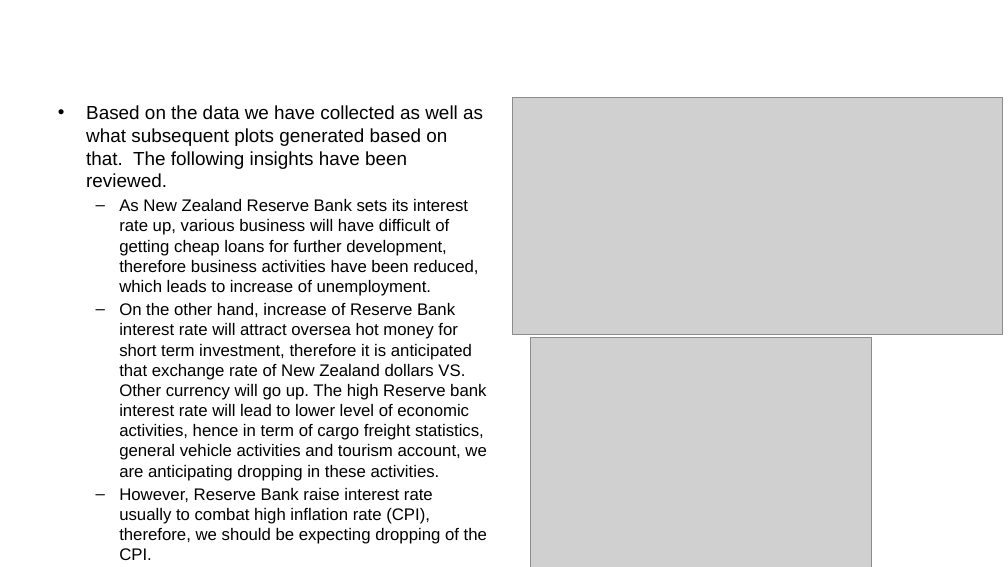
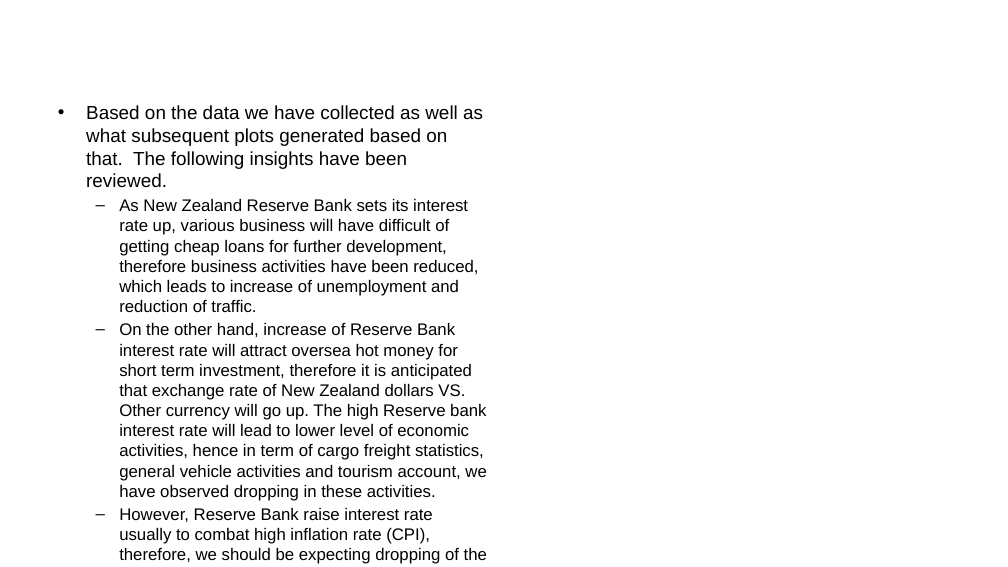
Before and after one commit to ansrali/data422-group-project, a slide deck: slide 19 of Group Project Presentation.pptx (slide 21 before the commit). Drawn at 1008x567 pixels with LibreOffice and Linux fonts; fonts in the diff are those of the drawing; grey boxes stand for pictures; background and template pictures are left out. Boxes give left, top, right and bottom in pixels: in the first picture for what was removed or moved away, otherwise in the second. Text is boxed around its words. In the diff, an @@ line names an element or a change of style, - is before the commit and + after.

```diff
--- a/Group Project Presentation.pptx
+++ b/Group Project Presentation.pptx
@@ picture removed at [513,97,1003,334] @@
@@ text at [119,199,486,501]: text changed @@
-  – As New Zealand Reserve Bank sets its interest rate up, various business will have difficult of getting cheap loans for further development, therefore business activities have been reduced, which leads to increase of unemployment.
-  – On the other hand, increase of Reserve Bank interest rate will attract oversea hot money for short term investment, therefore it is anticipated that exchange rate of New Zealand dollars VS. Other currency will go up. The high Reserve bank interest rate will lead to lower level of economic activities, hence in term of cargo freight statistics, general vehicle activities and tourism account, we are anticipating dropping in these activities.
+  – As New Zealand Reserve Bank sets its interest rate up, various business will have difficult of getting cheap loans for further development, therefore business activities have been reduced, which leads to increase of unemployment and reduction of traffic.
+  – On the other hand, increase of Reserve Bank interest rate will attract oversea hot money for short term investment, therefore it is anticipated that exchange rate of New Zealand dollars VS. Other currency will go up. The high Reserve bank interest rate will lead to lower level of economic activities, hence in term of cargo freight statistics, general vehicle activities and tourism account, we have observed dropping in these activities.
@@ picture removed at [530,337,872,567] @@
```
Also in this commit, not shown: 9 other slides changed, 1 slide added, 3 slides removed, 1 other file.
